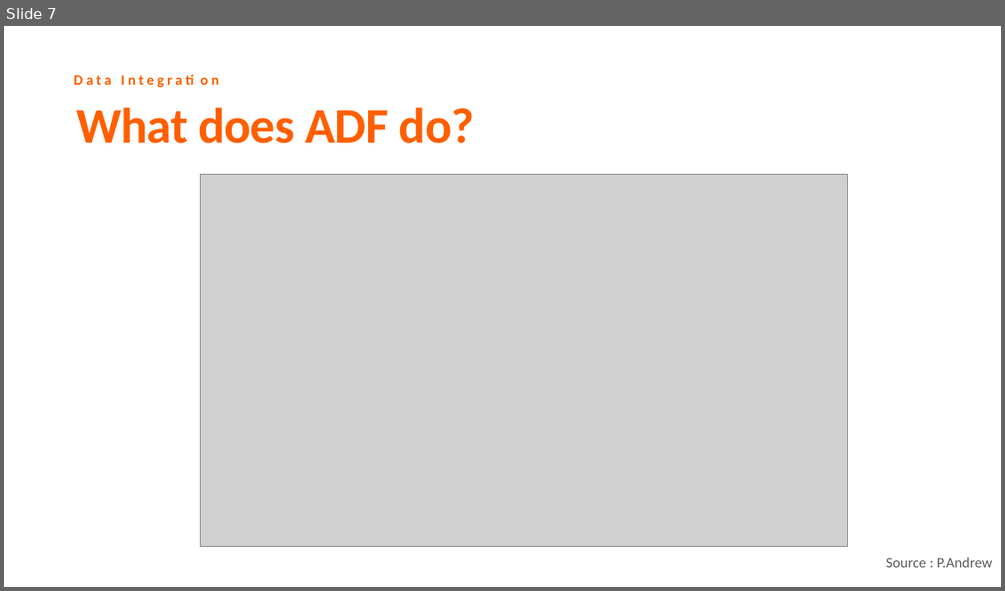
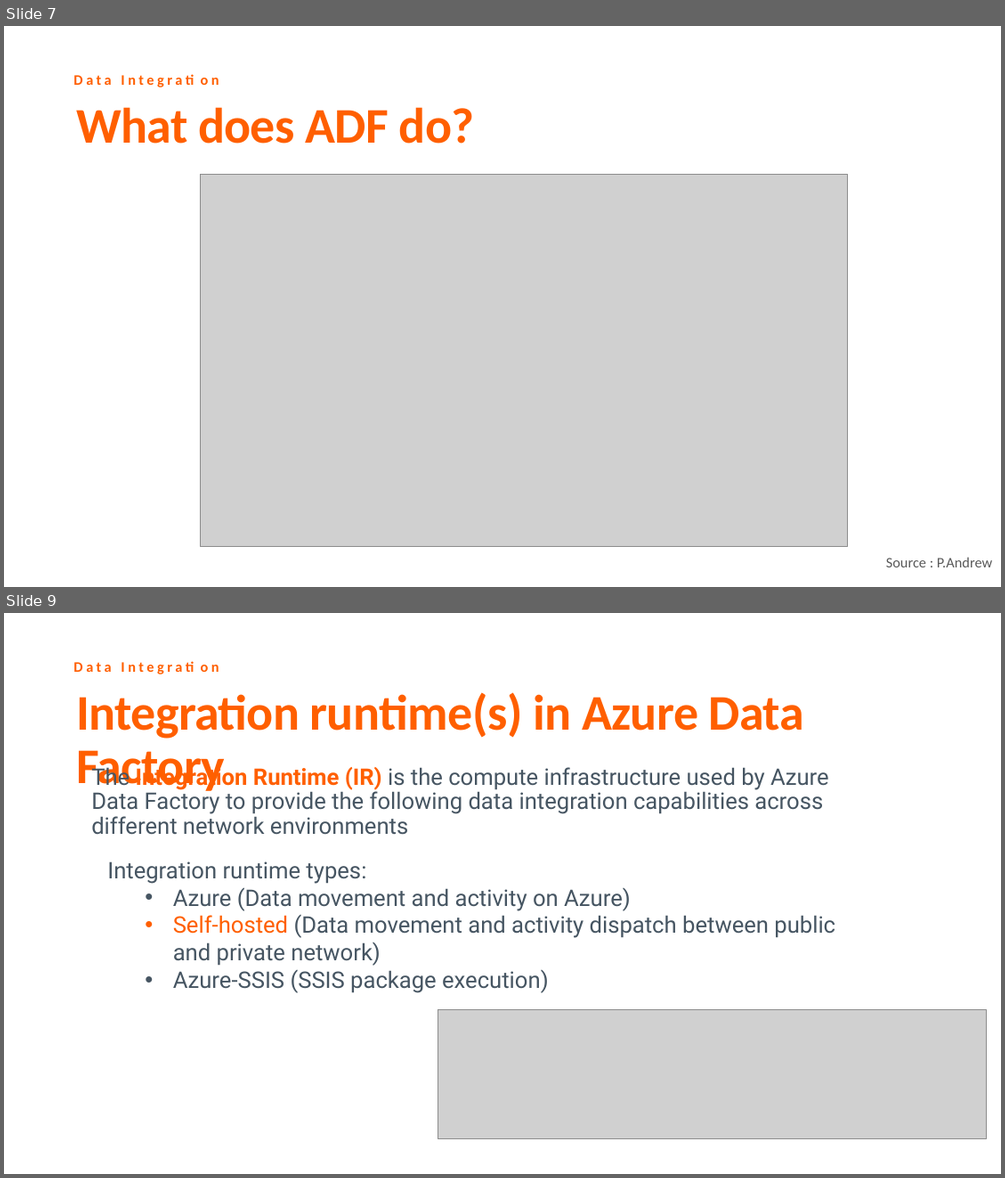
Before and after one commit to cloud4yourdata/CommunityEvents, a slide deck: AzureFPMeetup/OnPremCloudDataIntegration.pptx. Shown one above the other, each under a label of ours: slide 7 before the commit, slides 7 and 9 after it; the slides between them are not shown. The pictures are 1005x591 and 1005x1178 pixels, drawn with LibreOffice and Linux fonts; fonts in the diff are those of the drawing; grey boxes stand for pictures; background and template pictures are left out. Boxes give left, top, right and bottom in pixels: in the first picture for what was removed or moved away, otherwise in the second. Text is boxed around its words. In the diff, an @@ line names an element or a change of style, - is before the commit and + after.

```diff
--- a/AzureFPMeetup/OnPremCloudDataIntegration.pptx
+++ b/AzureFPMeetup/OnPremCloudDataIntegration.pptx
@@ slide 9 added at [4,613,1001,1174], background #FFFFFF; not listed: 1 template element that a slide beside it also shows @@
@@ text added at [76,692,804,795], 48 pt, text #FF5F00, bold @@
+Integration runtime(s) in Azure Data Factory
@@ text added at [91,763,829,835], 22 pt, text #465562 @@
+The Integration Runtime (IR) is the compute infrastructure used by Azure Data Factory to provide the following data integration capabilities across different network environments
@@ text added at [107,861,835,993], 22 pt, text #465562 @@
+Integration runtime types:
+  • Azure (Data movement and activity on Azure)
+  • Self-hosted (Data movement and activity dispatch between public and private network)
+  • Azure-SSIS (SSIS package execution)
@@ picture added at [438,1009,986,1139] @@
```
Also in this commit, not shown: 3 slides changed, 10 other slides added, 36 other files.
